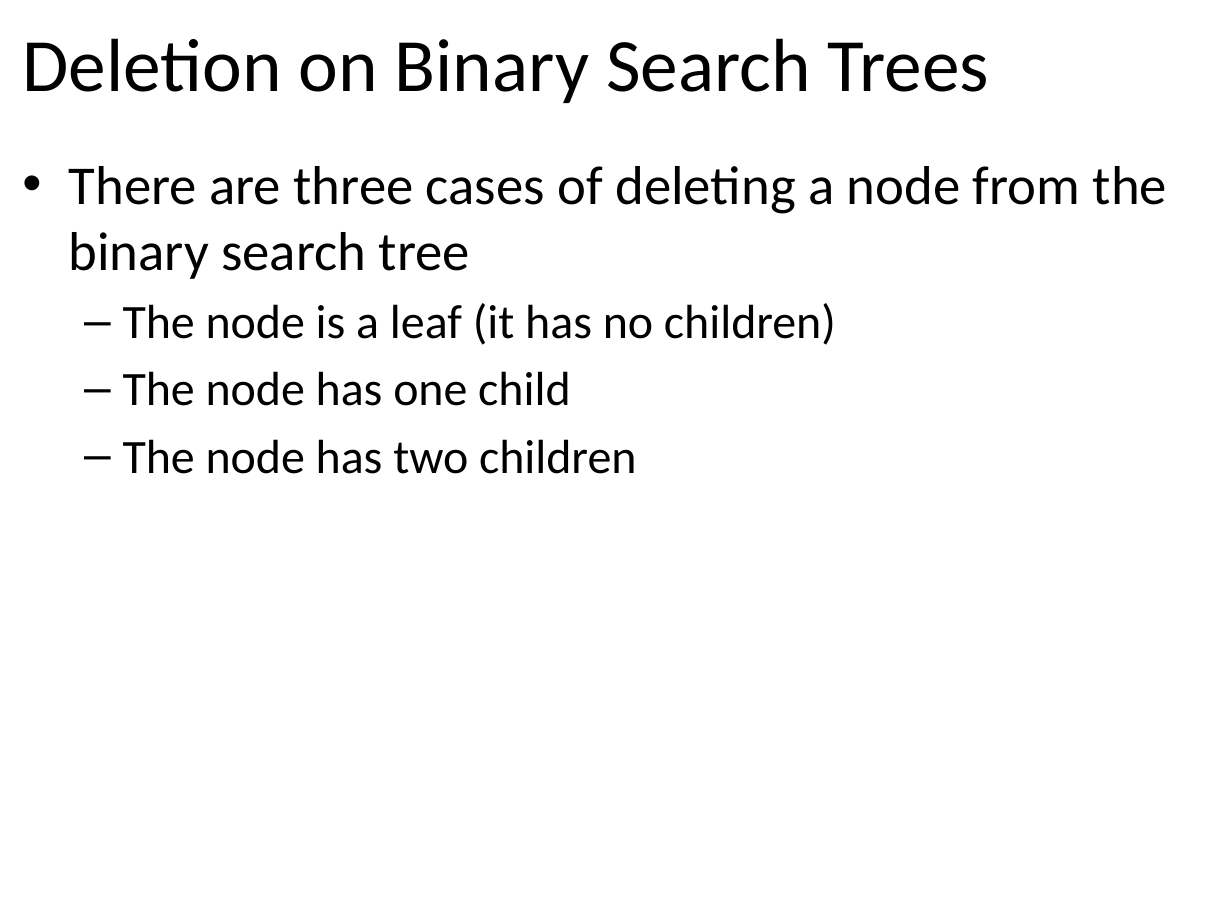
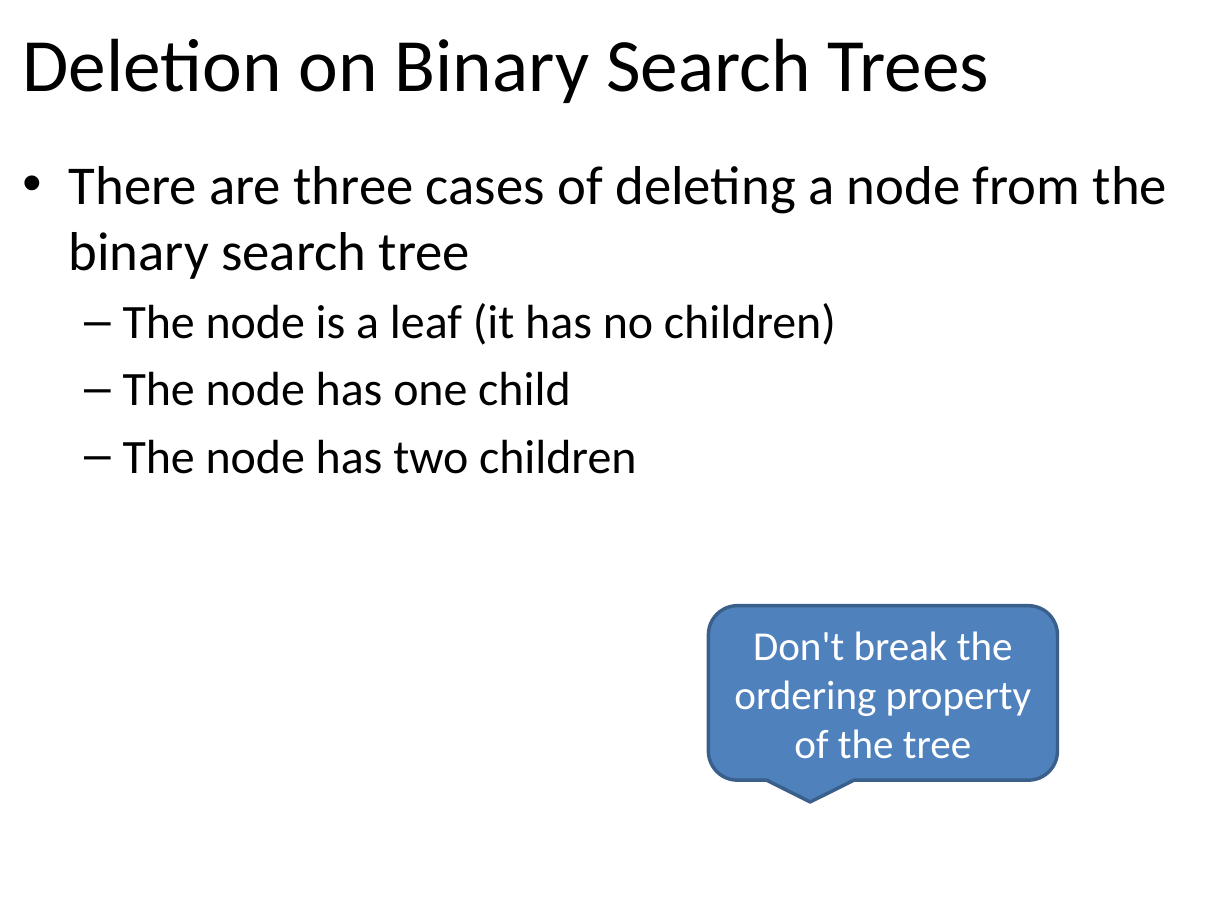
Before and after one commit to tutrunghieu/dsa-2017-java-tutorial, a slide deck: slide 3 of dsa2017-java-online/handouts/data-day05/Lecture 07 - Chapter 06 - Binary Trees - Day 2.pptx (slide 4 before the commit). Drawn at 1232x924 pixels with LibreOffice and Linux fonts; fonts in the diff are those of the drawing; background and template pictures are left out. Boxes give left, top, right and bottom in pixels: in the first picture for what was removed or moved away, otherwise in the second. Text is boxed around its words. In the diff, an @@ line names an element or a change of style, - is before the commit and + after.

```diff
--- a/dsa2017-java-online/handouts/data-day05/Lecture 07 - Chapter 06 - Binary Trees - Day 2.pptx
+++ b/dsa2017-java-online/handouts/data-day05/Lecture 07 - Chapter 06 - Binary Trees - Day 2.pptx
@@ rounded speech box added at (708,606,1057,781), fill #4F81BD, outline #3A5F8C 2 pt, 24 pt, text #FFFFFF @@
+Don't break the ordering property of the tree
```
Also in this commit, not shown: 1 other slide changed, 1 slide removed, 6 other files.
